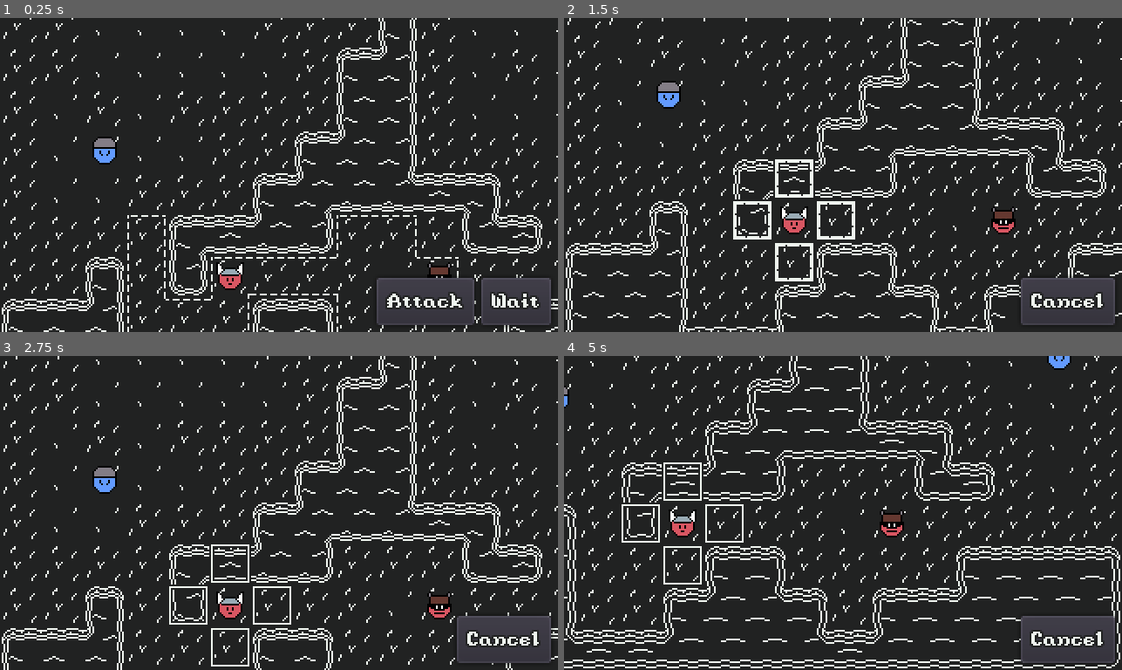
Above: before the commit, frames 1-4 (two rows, left to right).
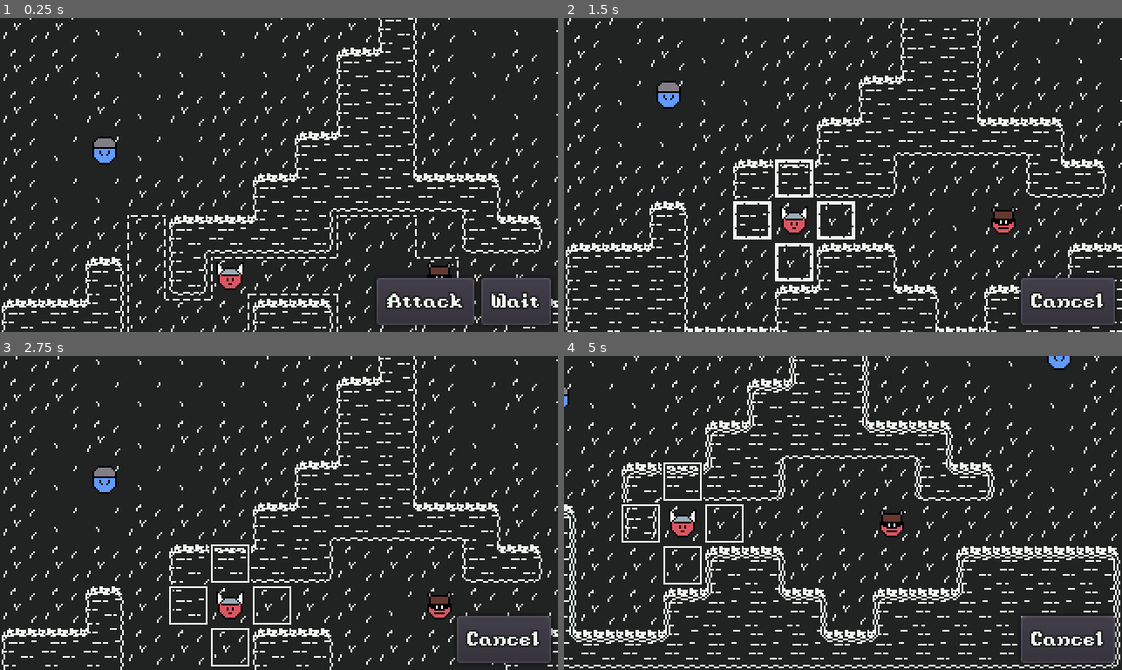
Above: after the commit, the same moments.

Repository: AaronWizard/LegendsOfMajesticSteel
Game: Godot game, scene res://src/game/Game.tscn
The game is run twice, just before and just after one commit, with the same random seed, the same clock (stepped at 60 frames per second) and the same inputs.
Inputs (mouse positions are in pixels of both pictures, inside the frame that each line leads up to):
- Up to frame 1 (0.25 s): no input
- Up to frame 2 (1.5 s): click "Attack" at 0.5 s; move the mouse to (965, 159) at 1.27 s; click (965, 159) at 1.42 s
- Up to frame 3 (2.75 s): drag from (167, 528) to (251, 575) at 2.02 s
- Up to frame 4 (5 s): move the mouse to (898, 443) at 2.77 s; click (898, 443) at 2.92 s; drag from (815, 575) to (675, 465) at 3.52 s; move the mouse to (1010, 560) at 4.27 s; click (1010, 560) at 4.42 s

The runs differ from the first frame. In frame 1, 6.1% of the frame differs, in the area x 0-100%, y 0-100%; in frame 2, 7.5%; in frame 3, 5.9%; in frame 4, 10%.

Commit message:
Updated water graphics

Diff:
--- a/resources/animatedsprites/water_animation.tres
+++ b/resources/animatedsprites/water_animation.tres
@@ -1,11 +1,16 @@
-[gd_resource type="AnimatedTexture" load_steps=3 format=2]
+[gd_resource type="AnimatedTexture" load_steps=4 format=2]
 
 [ext_resource path="res://assets/graphics/terrain/water01.png" type="Texture" id=1]
 [ext_resource path="res://assets/graphics/terrain/water00.png" type="Texture" id=2]
+[ext_resource path="res://assets/graphics/terrain/water02.png" type="Texture" id=3]
 
 [resource]
-frames = 2
-fps = 1.5
+frames = 4
+fps = 3.0
 frame_0/texture = ExtResource( 2 )
 frame_1/texture = ExtResource( 1 )
 frame_1/delay_sec = 0.0
+frame_2/texture = ExtResource( 3 )
+frame_2/delay_sec = 0.0
+frame_3/texture = ExtResource( 1 )
+frame_3/delay_sec = 0.0
Binary file changed: assets/graphics/terrain/water00.png
Binary file changed: assets/graphics/terrain/water01.png
Binary file added: assets/graphics/terrain/water02.png
Not shown, added: assets/graphics/terrain/water02.png.import
Binary file changed: raw/terrain/water.aseprite
Binary file changed: raw/terrain/water_corners.aseprite
Binary file removed: raw/terrain/water_edge.aseprite
Binary file added: raw/terrain/water_edges.aseprite
Binary file removed: raw/terrain/water_single.aseprite
Not shown, removed: raw/terrain/water_autotile.tset
